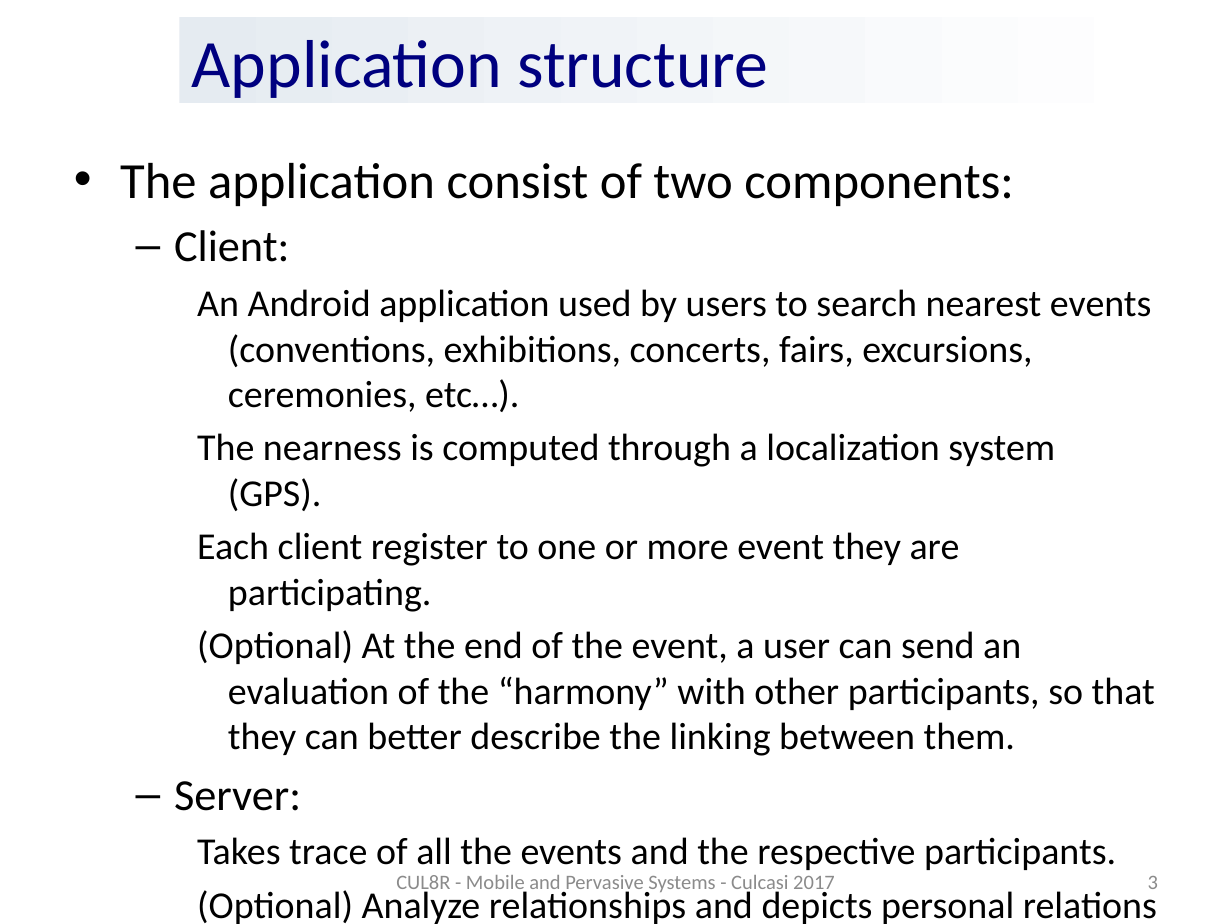
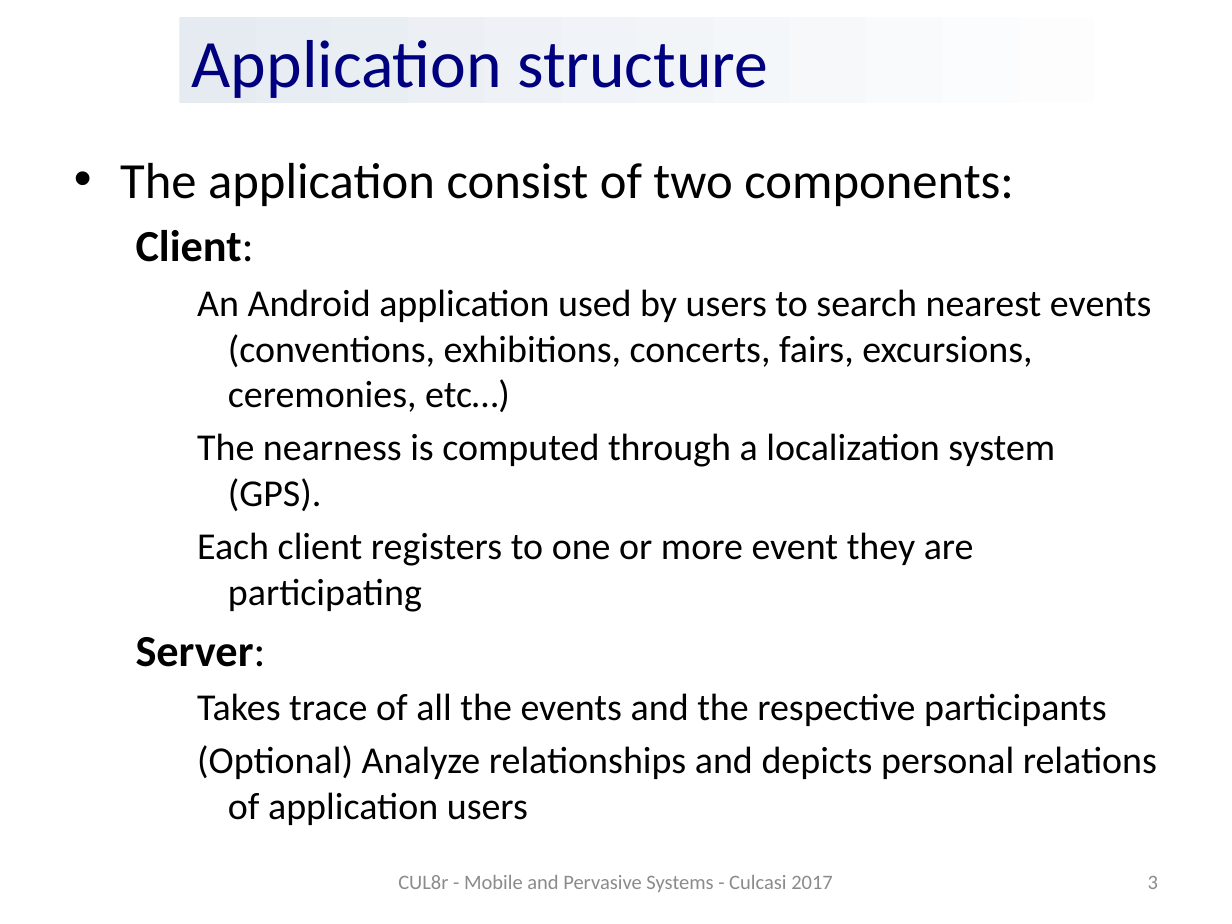
Before and after one commit to Fpculcasi/CUL8r, a slide deck: slide 3 of presentazione/presentazione.pptx. Drawn at 1232x924 pixels with LibreOffice and Linux fonts; fonts in the diff are those of the drawing; background and template pictures are left out. Boxes give left, top, right and bottom in pixels: in the first picture for what was removed or moved away, otherwise in the second. Text is boxed around its words. In the diff, an @@ line names an element or a change of style, - is before the commit and + after.

Commit message:
Updated presentation

```diff
--- a/presentazione/presentazione.pptx
+++ b/presentazione/presentazione.pptx
@@ text at <box>136,230,266,667</box>: bold on in "Client:", "Server:"; bullet – to none @@
@@ text at <box>197,289,1152,412</box>: text changed @@
-    An Android application used by users to search nearest events (conventions, exhibitions, concerts, fairs, excursions, ceremonies, etc…).
+    An Android application used by users to search nearest events (conventions, exhibitions, concerts, fairs, excursions, ceremonies, etc…)
@@ text at <box>197,532,974,612</box>: text changed @@
-    Each client register to one or more event they are participating.
-    (Optional) At the end of the event, a user can send an evaluation of the “harmony” with other participants, so that they can better describe the linking between them.
+    Each client registers to one or more event they are participating
@@ text at <box>197,693,1157,825</box>: text changed @@
-    Takes trace of all the events and the respective participants.
-    (Optional) Analyze relationships and depicts personal relations of application users [1].
+    Takes trace of all the events and the respective participants
+    (Optional) Analyze relationships and depicts personal relations of application users
@@ text at <box>398,875,833,892</box>: text changed @@
-CUL8R - Mobile and Pervasive Systems - Culcasi 2017
+CUL8r - Mobile and Pervasive Systems - Culcasi 2017
```
Also in this commit, not shown: 2 other slides changed, 8 slides added.
